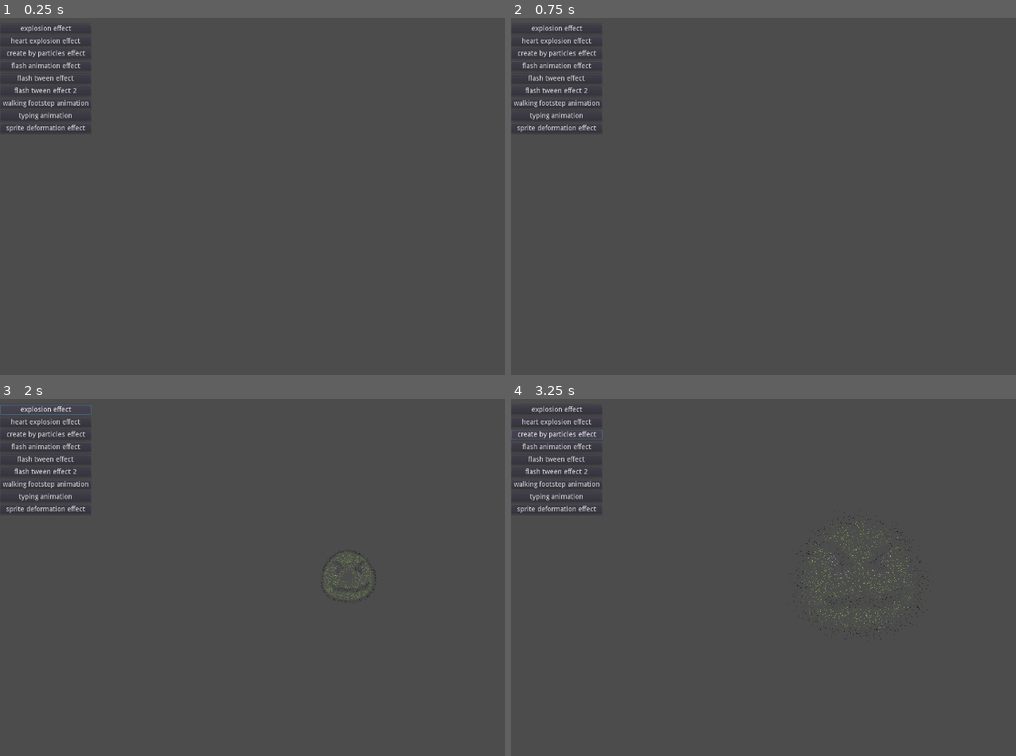
Above: before the commit, frames 1-4 (two rows, left to right).
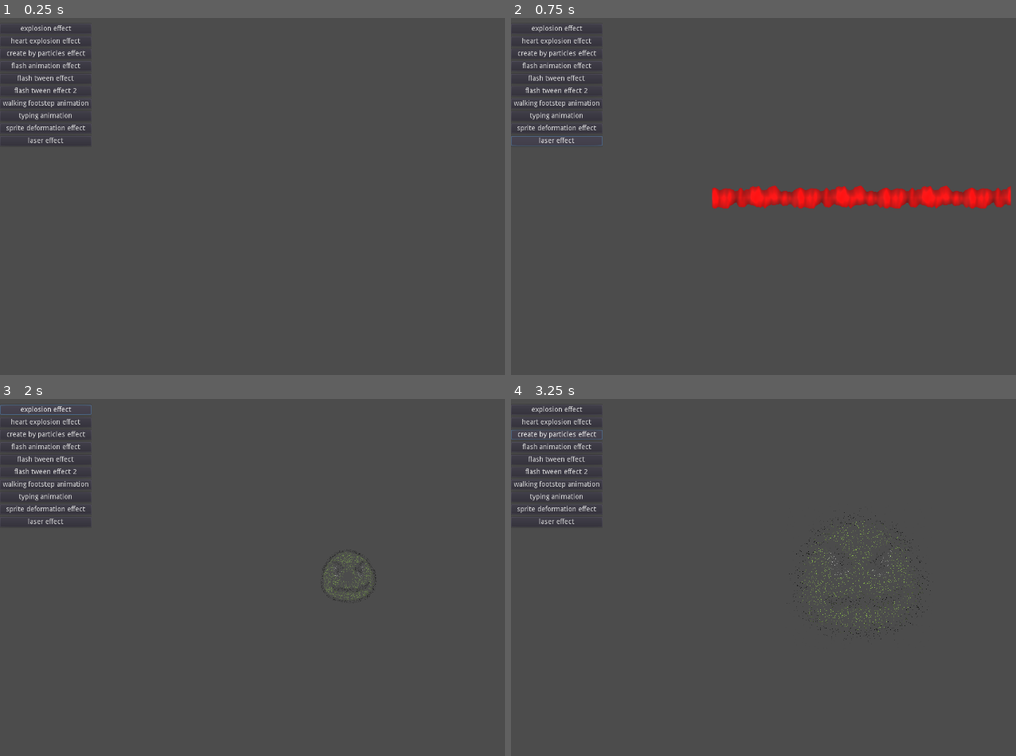
Above: after the commit, the same moments.

Repository: jttuboi/godot_projects_for_studies
Game: Godot game, scene res://World.tscn
Two runs of this game, one before a commit and one after it. Both use one fixed random seed, a clock stepped at 60 frames per second and the inputs below. The engine's default icon, where the game draws it, is replaced by a stand-in: a white triangle on a blue panel in a dark square.
Inputs (mouse positions are in pixels of both pictures, inside the frame that each line leads up to):
- Up to frame 1 (0.25 s): no input
- Up to frame 2 (0.75 s): click (556, 139) at 0.5 s, where only the run after the commit has a clickable "laser effect"
- Up to frame 3 (2 s): click "explosion effect" at 1.25 s
- Up to frame 4 (3.25 s): click "heart explosion effect" at 2 s; click "create by particles effect" at 2.75 s

The runs differ from the first frame. In frame 1, less than 0.1% of the frame differs, in the area x 0-18%, y 33-36%; in frame 2, 3.0%, in the area x 0-100%, y 33-54%; in frame 3, less than 0.1%; in frame 4, less than 0.1%.

Commit message:
laser effect

Diff:
--- a/playground/World.gd
+++ b/playground/World.gd
@@ -1,4 +1,7 @@
 extends Node
+
+
+
 
 
 ## https://www.youtube.com/watch?v=D7XSL0zBOwI
@@ -81,6 +84,14 @@
 	_add_container(sprite_deformation_effect)
 
 
+# https://www.youtube.com/watch?v=eT9ztkG2PTU
+func _on_LaserEffect_pressed():
+	_clear_container()
+	var LaserEffectScene = preload("res://laser_effect/laser_effect.tscn")
+	var laser_effect = LaserEffectScene.instance()
+	_add_container(laser_effect)
+
+
 func _add_container(node):
 	node.position = $ContainerCenter.position
 	$Container.add_child(node)
--- a/playground/World.tscn
+++ b/playground/World.tscn
@@ -89,10 +89,16 @@
 margin_bottom = 235.0
 text = "sprite deformation effect"
 
-[node name="_2" type="Control" parent="Menu/_/_"]
+[node name="LaserEffect" type="Button" parent="Menu/_/_"]
 margin_top = 240.0
 margin_right = 184.0
-margin_bottom = 250.0
+margin_bottom = 260.0
+text = "laser effect"
+
+[node name="_2" type="Control" parent="Menu/_/_"]
+margin_top = 265.0
+margin_right = 184.0
+margin_bottom = 275.0
 rect_min_size = Vector2( 0, 10 )
 
 [node name="Container" type="Node2D" parent="."]
@@ -109,3 +115,4 @@
 [connection signal="pressed" from="Menu/_/_/WalkingFootstepAnimation" to="." method="_on_WalkingFootstepAnimation_pressed"]
 [connection signal="pressed" from="Menu/_/_/TypingAnimation" to="." method="_on_TypingAnimation_pressed"]
 [connection signal="pressed" from="Menu/_/_/SpriteDeformationEffect" to="." method="_on_SpriteDeformationEffect_pressed"]
+[connection signal="pressed" from="Menu/_/_/LaserEffect" to="." method="_on_LaserEffect_pressed"]
--- /dev/null
+++ b/playground/laser_effect/laser_effect.gd
@@ -0,0 +1,16 @@
+extends Node2D
+
+
+# Declare member variables here. Examples:
+# var a = 2
+# var b = "text"
+
+
+# Called when the node enters the scene tree for the first time.
+func _ready():
+	pass # Replace with function body.
+
+
+# Called every frame. 'delta' is the elapsed time since the previous frame.
+#func _process(delta):
+#	pass
--- /dev/null
+++ b/playground/laser_effect/laser_effect.tscn
@@ -0,0 +1,96 @@
+[gd_scene load_steps=11 format=2]
+
+[ext_resource path="res://laser_effect/laser_effect.gd" type="Script" id=1]
+[ext_resource path="res://shared/pixel.png" type="Texture" id=2]
+
+[sub_resource type="Shader" id=1]
+code = "shader_type canvas_item;
+
+uniform sampler2D NOISE_PATTERN1;
+uniform sampler2D NOISE_PATTERN2;
+uniform vec2 scroll1 = vec2(1.0, 0.4);
+uniform vec2 scroll2 = vec2(0.2, 1.4);
+
+uniform float xStretch = 1.0;
+uniform float yStretch = 0.1;
+
+uniform float speed: hint_range(0, 1) = 0.05;
+uniform float laserSize: hint_range(0, 1) = 0.5; // limit the range (0.0 .. 1.0)
+uniform float wobbliness: hint_range(0, 1) = 0.1; // oscillation
+
+uniform vec4 color1: hint_color;
+uniform vec4 color2: hint_color;
+uniform float colorMixFactor: hint_range(0, 10) = 1;
+uniform float glowFactor = 2.5;
+
+uniform sampler2D TRANSPARENCY_VARIATION;
+uniform float minAlpha = 0.3;
+
+void fragment() {
+	vec2 stretched_UV = UV;
+	stretched_UV.x *= xStretch;
+	stretched_UV.y *= yStretch;
+
+	float intensity1 = textureLod(NOISE_PATTERN1, stretched_UV + TIME * scroll1 * speed, 0.0).r;
+	float intensity2 = textureLod(NOISE_PATTERN2, stretched_UV + TIME * scroll2 * speed, 0.0).r;
+	float intensity = intensity1 * intensity2;
+
+	float centrality = (1.0 - abs(UV.y -0.5)) * 0.5;
+
+	if (wobbliness * intensity + (1.0 - wobbliness) * centrality > 1.0 - laserSize) {
+		intensity *= centrality;
+
+		COLOR = mix(color1, color2, clamp(intensity * colorMixFactor, 0.0, 1.0)) * glowFactor;
+
+		float alpha = textureLod(TRANSPARENCY_VARIATION, stretched_UV + TIME * scroll1 * speed, 0.0).r;
+		COLOR.a = minAlpha + alpha * (1.0 - minAlpha);
+	}
+}"
+
+[sub_resource type="OpenSimplexNoise" id=3]
+
+[sub_resource type="NoiseTexture" id=4]
+seamless = true
+noise = SubResource( 3 )
+
+[sub_resource type="OpenSimplexNoise" id=5]
+
+[sub_resource type="NoiseTexture" id=6]
+seamless = true
+noise = SubResource( 5 )
+
+[sub_resource type="OpenSimplexNoise" id=7]
+
+[sub_resource type="NoiseTexture" id=8]
+seamless = true
+noise = SubResource( 7 )
+
+[sub_resource type="ShaderMaterial" id=2]
+shader = SubResource( 1 )
+shader_param/scroll1 = Vector2( 1, 0.4 )
+shader_param/scroll2 = Vector2( 0.2, 1.4 )
+shader_param/xStretch = 3.482
+shader_param/yStretch = 0.1
+shader_param/speed = 0.199
+shader_param/laserSize = 0.696
+shader_param/wobbliness = 0.38
+shader_param/color1 = Color( 0, 0, 0, 1 )
+shader_param/color2 = Color( 1, 0, 0, 1 )
+shader_param/colorMixFactor = 3.298
+shader_param/glowFactor = 2.955
+shader_param/minAlpha = 0.3
+shader_param/NOISE_PATTERN1 = SubResource( 4 )
+shader_param/NOISE_PATTERN2 = SubResource( 6 )
+shader_param/TRANSPARENCY_VARIATION = SubResource( 8 )
+
+[node name="LaserEffect" type="Node2D"]
+script = ExtResource( 1 )
+
+[node name="Beam" type="Line2D" parent="."]
+material = SubResource( 2 )
+position = Vector2( -296, -56 )
+points = PoolVector2Array( 0, 60, 600, 60 )
+width = 50.0
+default_color = Color( 0.4, 0.501961, 1, 0 )
+texture = ExtResource( 2 )
+texture_mode = 2
